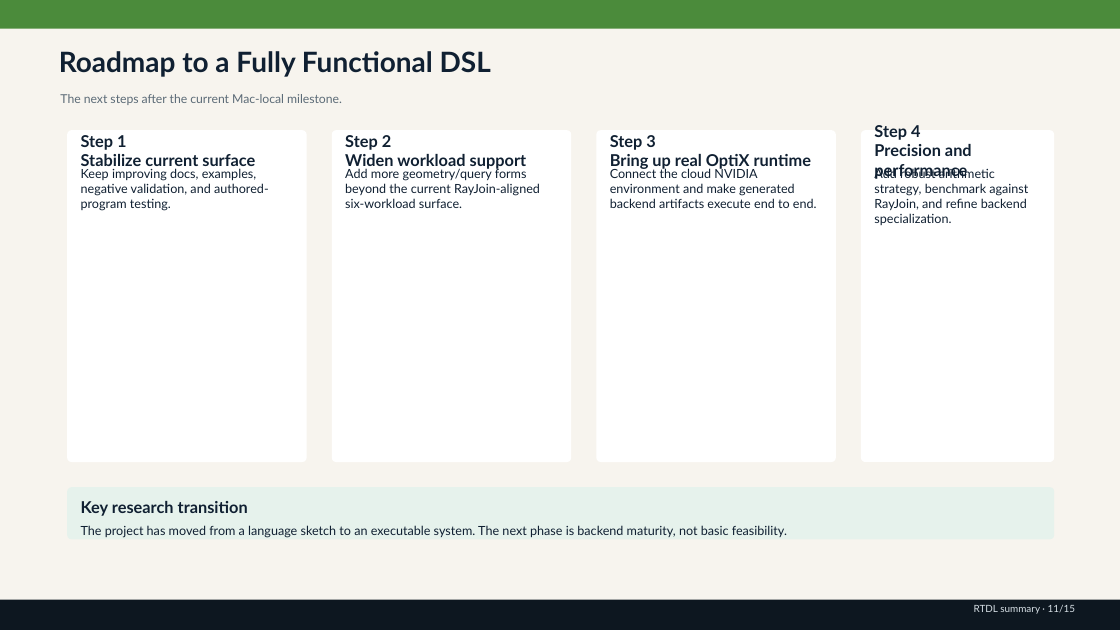
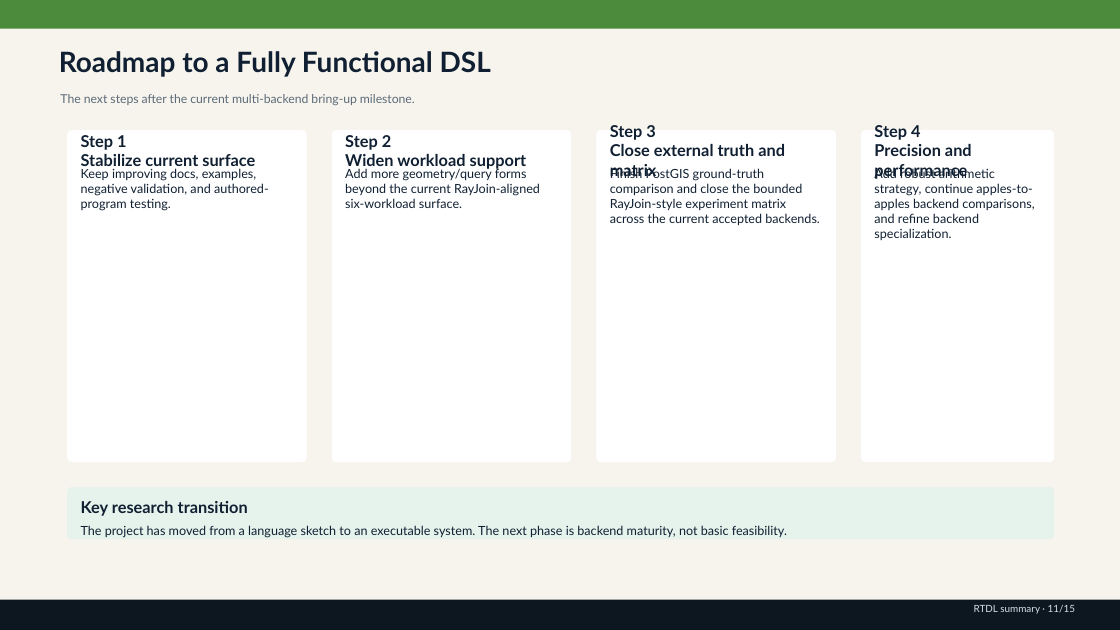
Before and after one commit to rubaolee/rtdl, a slide deck: slide 11 of rtdl_status_summary.pptx. Drawn at 1120x630 pixels with LibreOffice and Linux fonts; fonts in the diff are those of the drawing. Boxes give left, top, right and bottom in pixels: in the first picture for what was removed or moved away, otherwise in the second. Text is boxed around its words. In the diff, an @@ line names an element or a change of style, - is before the commit and + after.

Commit message:
Refresh live docs and checkpoint Goal 50 PostGIS work

```diff
--- a/rtdl_status_summary.pptx
+++ b/rtdl_status_summary.pptx
@@ text at (60, 94, 415, 105): text changed @@
-The next steps after the current Mac-local milestone.
+The next steps after the current multi-backend bring-up milestone.
@@ text at (610, 144, 785, 178): text changed @@
-Bring up real OptiX runtime
+Close external truth and matrix
@@ text at (610, 167, 820, 226): text changed @@
-Connect the cloud NVIDIA environment and make generated backend artifacts execute end to end.
+Finish PostGIS ground-truth comparison and close the bounded RayJoin-style experiment matrix across the current accepted backends.
@@ text at (874, 167, 1034, 240): text changed @@
-Add robust arithmetic strategy, benchmark against RayJoin, and refine backend specialization.
+Add robust arithmetic strategy, continue apples-to-apples backend comparisons, and refine backend specialization.
```
Also in this commit, not shown: 9 other slides changed, 12 other files.
